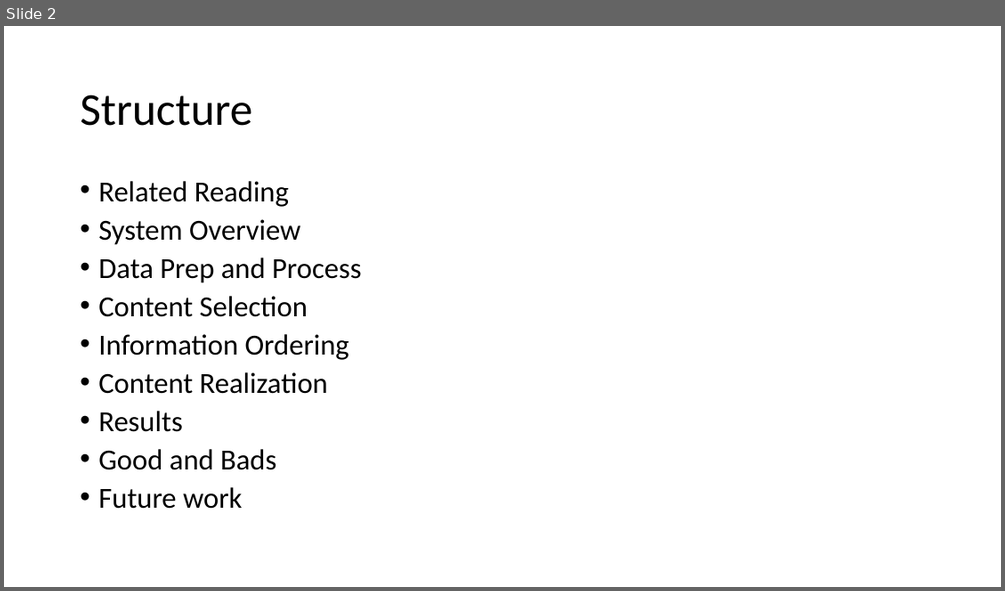
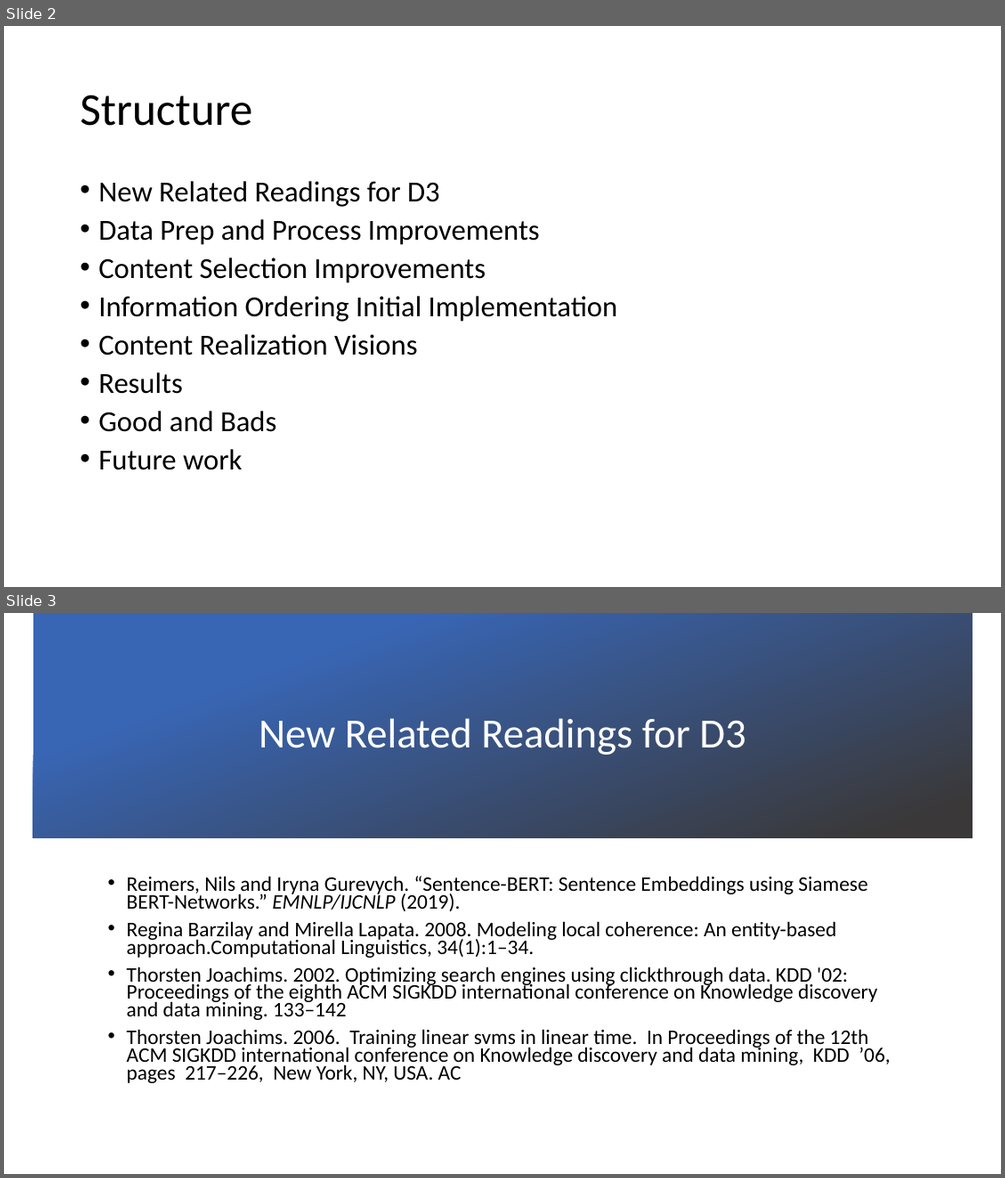
Before and after one commit to cadiem/LING573SP20, a slide deck: doc/D3_presentation.pptx. Shown one above the other, each under a label of ours: slide 2 before the commit, slides 2 and 3 after it. The pictures are 1005x591 and 1005x1178 pixels, drawn with LibreOffice and Linux fonts; fonts in the diff are those of the drawing; background and template pictures are left out. Boxes give left, top, right and bottom in pixels: in the first picture for what was removed or moved away, otherwise in the second. Text is boxed around its words. In the diff, an @@ line names an element or a change of style, - is before the commit and + after.

```diff
--- a/doc/D3_presentation.pptx
+++ b/doc/D3_presentation.pptx
@@ slide 3 added at [4,613,1001,1174], background picture (left out) @@
@@ rectangle added at [33,613,972,838], fill gradient #3865B4 to #3A3838 @@
@@ title added at [259,718,745,755], 40 pt, text #FFFFFF @@
+New Related Readings for D3
@@ text added at [127,876,890,1067], 20 pt, text #000000 @@
+• Reimers, Nils and Iryna Gurevych. “Sentence-BERT: Sentence Embeddings using Siamese BERT-Networks.” EMNLP/IJCNLP (2019).
+• Regina Barzilay and Mirella Lapata. 2008. Modeling local coherence: An entity-based approach.Computational Linguistics, 34(1):1–34.
+• Thorsten Joachims. 2002. Optimizing search engines using clickthrough data. KDD '02: Proceedings of the eighth ACM SIGKDD international conference on Knowledge discovery and data mining. 133–142
+• Thorsten Joachims. 2006. Training linear svms in linear time. In Proceedings of the 12th ACM SIGKDD international conference on Knowledge discovery and data mining, KDD ’06, pages 217–226, New York, NY, USA. AC
@@ slide 2 changed as well @@
@@ text at [98,181,618,355]: text changed @@
-• Related Reading
-• System Overview
-• Data Prep and Process
-• Content Selection
-• Information Ordering
-• Content Realization
+• New Related Readings for D3
+• Data Prep and Process Improvements
+• Content Selection Improvements
+• Information Ordering Initial Implementation
+• Content Realization Visions
```
Also in this commit, not shown: 16 other slides changed, 5 other slides added, 4 slides removed.
